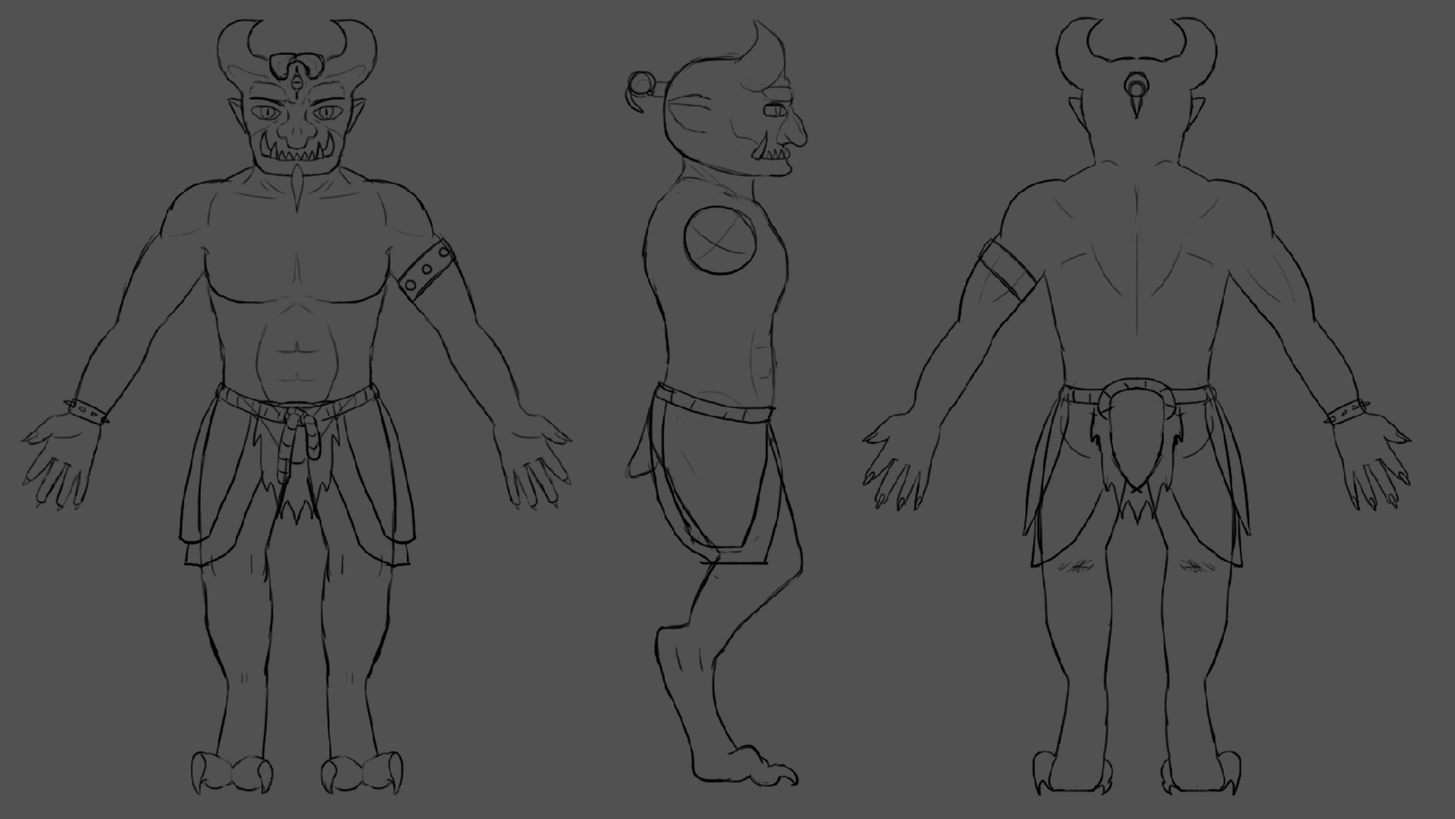
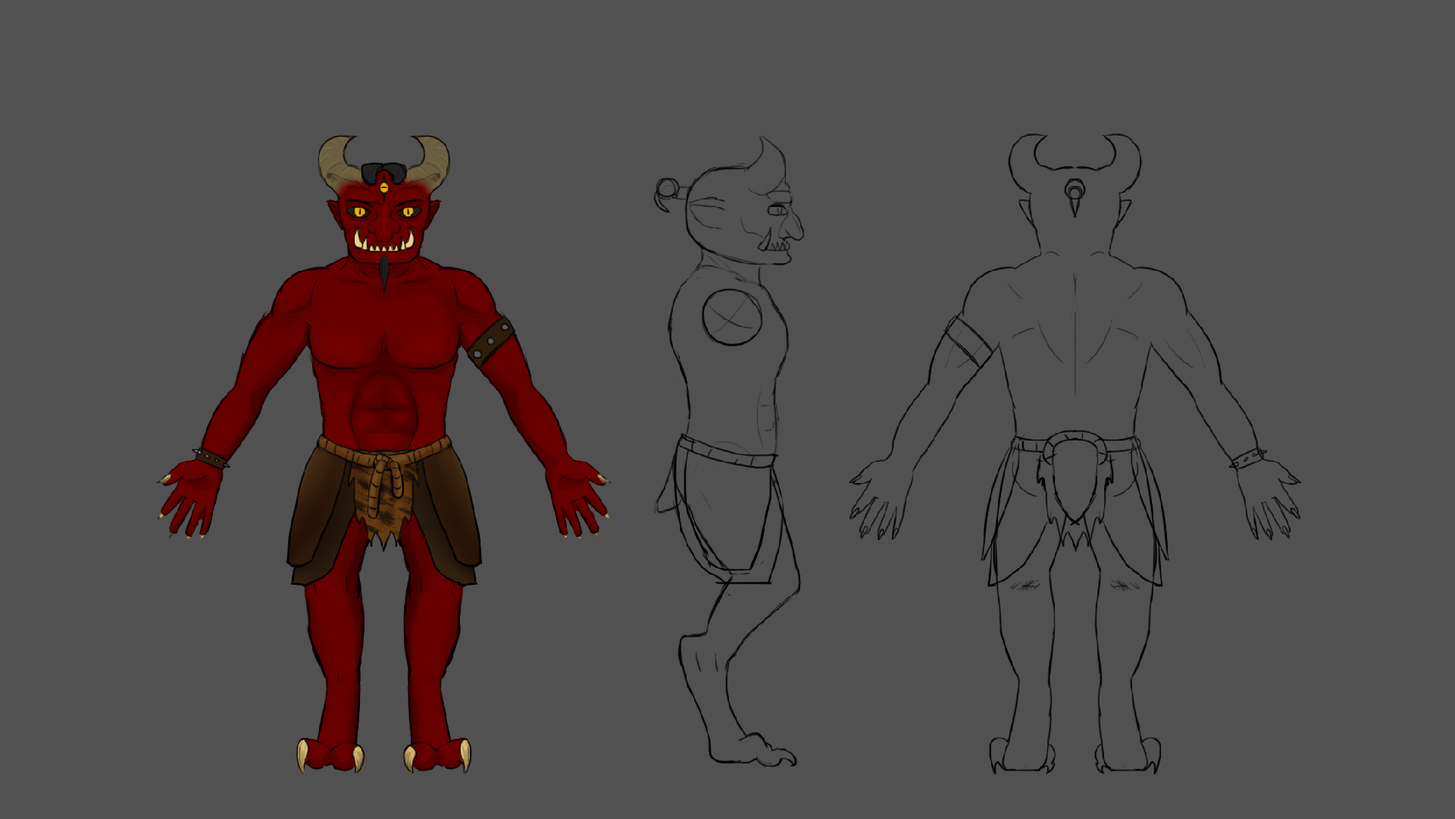
Two versions of the same layered image (1455 × 819). Layer-by-layer changes:
hid group "views uncolored" (9 layers) over [20, 16, 1413, 796]
showed group "clothes" (8 layers) over [177, 279, 1269, 628]
showed group "oni" (11 layers) over [121, 109, 1302, 796]
